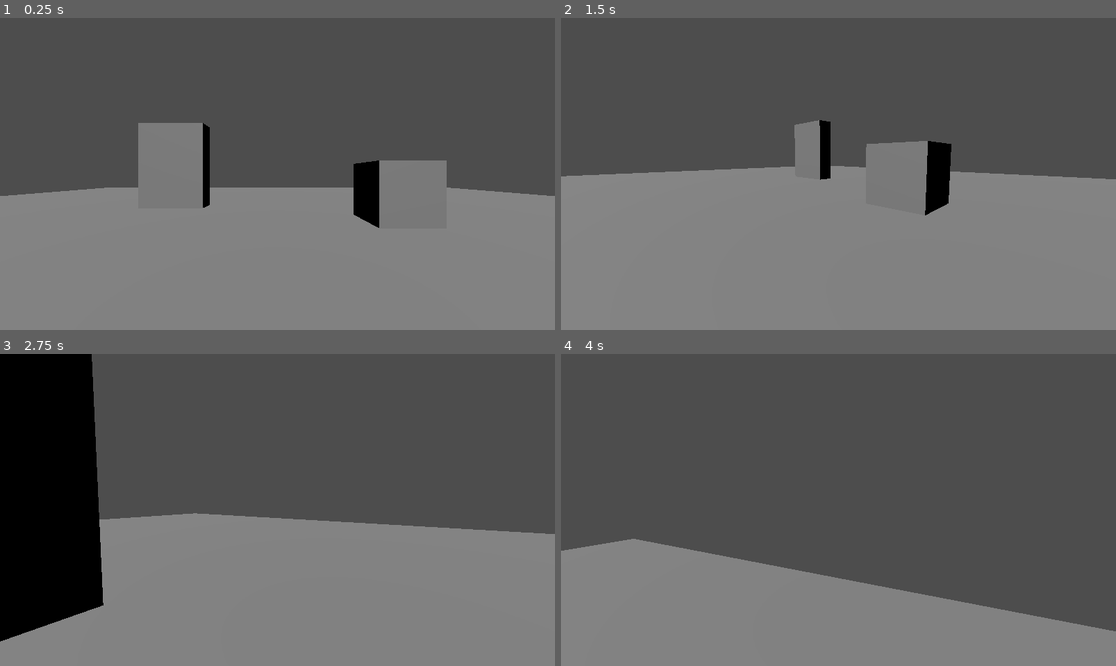
Above: before the commit, frames 1-4 (two rows, left to right).
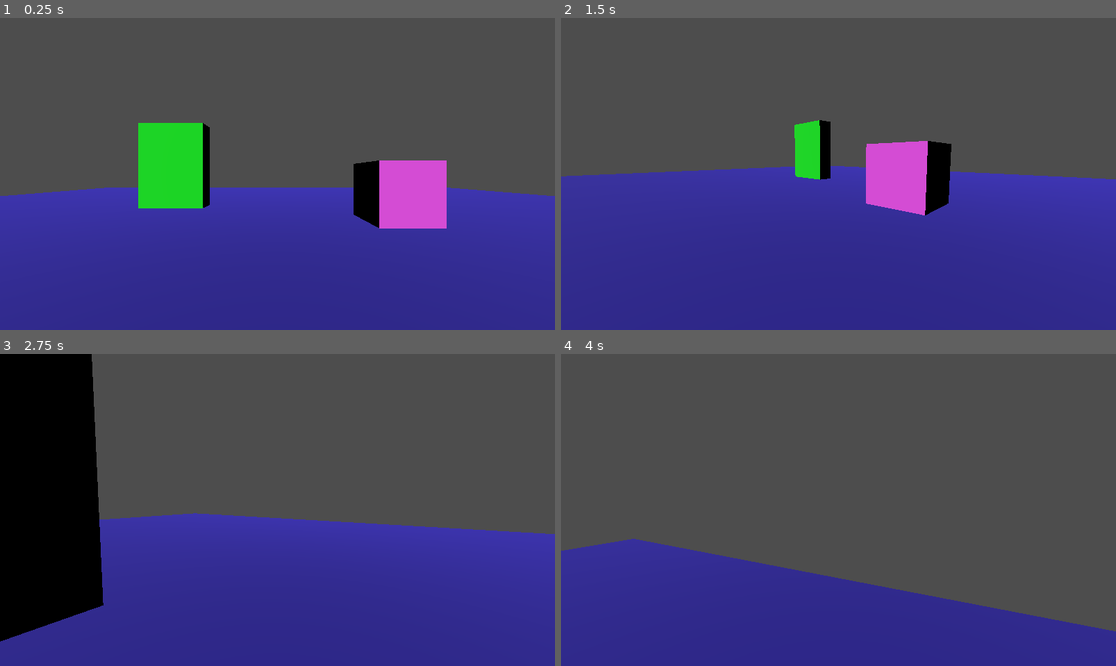
Above: after the commit, the same moments.

Repository: Rognlosh/DoomGodotYandex
Game: Godot game, scene res://scenes/main/main.tscn
The game is run twice, just before and just after one commit, with the same random seed, the same clock (stepped at 60 frames per second) and the same inputs.
Inputs (mouse positions are in pixels of both pictures, inside the frame that each line leads up to):
- Up to frame 1 (0.25 s): no input
- Up to frame 2 (1.5 s): tap Enter at 0.5 s; move the mouse to (960, 158) at 0.52 s; hold D (move_right) 0.53-1.28 s; click (960, 158) at 0.67 s; tap Space (jump) at 0.77 s; move the mouse to (810, 174) at 1.27 s; hold W (move_forward) from 1.28 s (still down)
- Up to frame 3 (2.75 s): keep holding W (move_forward); tap Space (jump) at 1.52 s; move the mouse to (288, 503) at 2.02 s
- Up to frame 4 (4 s): keep holding W (move_forward); move the mouse to (832, 516) at 2.77 s; tap Space (jump) at 3.02, 3.77 s; move the mouse to (877, 513) at 3.52 s

The runs differ from the first frame. In frame 1, 48% of the frame differs, in the area x 0-100%, y 33-100%; in frame 2, 52%, in the area x 0-100%, y 32-100%; in frame 3, 40%; in frame 4, 28%.

Commit message:
Перекрасил Obstacles

Diff:
--- a/scenes/levels/test_level.tscn
+++ b/scenes/levels/test_level.tscn
@@ -1,4 +1,13 @@
 [gd_scene format=3 uid="uid://ppwfb1508l0s"]
+
+[sub_resource type="StandardMaterial3D" id="StandardMaterial3D_3hp5k"]
+albedo_color = Color(0.16274172, 0.12389998, 0.59, 1)
+
+[sub_resource type="StandardMaterial3D" id="StandardMaterial3D_jbqir"]
+albedo_color = Color(1, 0.34509805, 1, 1)
+
+[sub_resource type="StandardMaterial3D" id="StandardMaterial3D_yautc"]
+albedo_color = Color(0.07999998, 1, 0.14133328, 1)
 
 [node name="TestLevel" type="Node3D" unique_id=262934512]
 
@@ -6,16 +15,19 @@
 transform = Transform3D(1, 0, 0, 0, 1, 0, 0, 0, 1, 0, -0.5, 0)
 use_collision = true
 size = Vector3(40, 1, 40)
+material = SubResource("StandardMaterial3D_3hp5k")
 
 [node name="Obstacle1" type="CSGBox3D" parent="." unique_id=825133986]
 transform = Transform3D(1, 0, 0, 0, 1, 0, 0, 0, 1, 4, 1, -3)
 use_collision = true
 size = Vector3(2, 2, 2)
+material = SubResource("StandardMaterial3D_jbqir")
 
 [node name="Obstacle2" type="CSGBox3D" parent="." unique_id=1212535922]
 transform = Transform3D(1, 0, 0, 0, 1, 0, 0, 0, 1, -5, 2, -6)
 use_collision = true
 size = Vector3(3, 4, 1)
+material = SubResource("StandardMaterial3D_yautc")
 
 [node name="DirectionalLight3D" type="DirectionalLight3D" parent="." unique_id=12579856]
 transform = Transform3D(1, 0, 0, 0, 0.64278764, 0.76604444, 0, -0.76604444, 0.64278764, 0, 2.5339606, 0)
